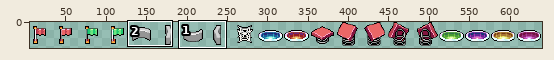
Two states of a sprite sheet, Assets/Sprites/IsometricTiles/tile_objects_sheet.png. The first picture is a wide view before the edit; the outline marks the close-up.
Close-up. First the earlier version:
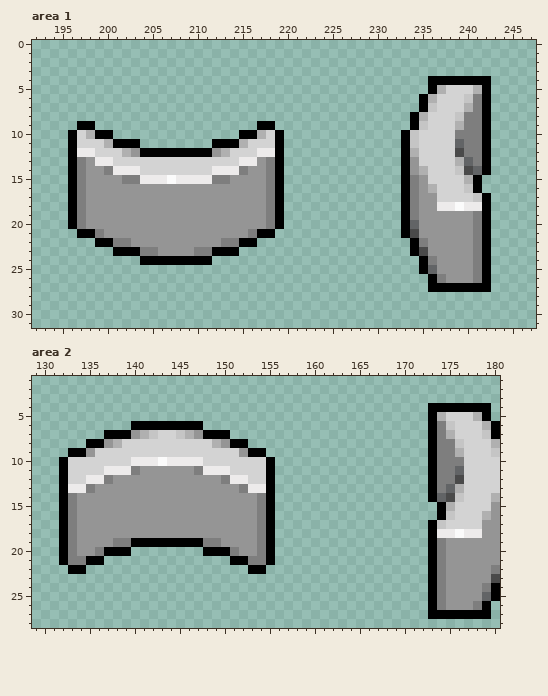
The file is 640x32 pixels. Colours within 5 levels of each other are drawn and written as one. Shown: area 1: x 192..247, y 0..31; area 2: x 129..180, y 1..28. The wide view leaves out empty margins.
After the commit:
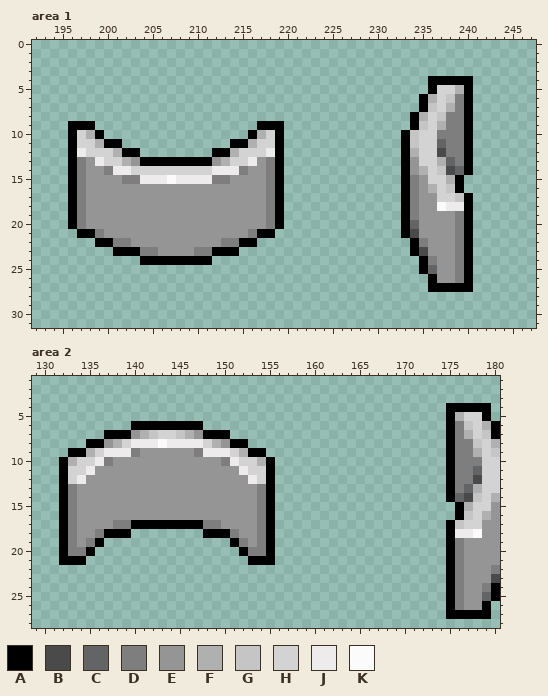
Palette (. is transparent): A #000000  B #4a4a4a  C #626466  D #7e7e7e  E #959595  F #b0b0b0  G #c5c5c5  H #d3d3d3  J #edebeb  K #fbfbfb
Changes in this commit:
Changed rows in their new state; - is an unchanged pixel.
Area 1:
first column x 196:
 4 ---------------------------------------------..
 5 -----------------------------------------H-FA..
 6 ------------------------------------------GDA..
 7 ------------------------------------------FDA..
 8 -----------------------------------------GDDA..
 9 A----------------------A-----------------FDDA..
10 ----.--------------.---------------------DD-A..
11 ---FA-..--------..-AF--------------------CDDA..
12 --H--FAA........AAF--H-------------------BDDA..
13 ----H-FEAAAAAAAAEF-H---------------------FCDA..
14 -------H---------------------------------GBCA..
15 ------------------------------------------FA..-
16 ------------------------------------------GA..-
17 -------------------------------------------GA..
18 -----------------------------------------K-JA..
19 -------------------------------------------DA..
20 -------------------------------------------DA..
21 -------------------------------------------DA..
22 -------------------------------------------DA..
23 -------------------------------------------DA..
24 -------------------------------------------DA..
25 -------------------------------------------DA..
26 -----------------------------------------E-DA..
27 ---------------------------------------------..
Area 2:
first column x 133:
 4 ----------------------------------------..----
 5 ----------------------------------------..AF-H
 6 ----------------------------------------..ADG-
 7 ----------------------------------------..ADF-
 8 -------JJJKJJJJ-------------------------..ADDG
 9 --F-JJJDEEEEEEDJJJ-F--------------------..ADDF
10 F--JDEEEEEEEEEEEEDJ--F------------------..A-DD
11 --JEEEEE------EEEEEJ--------------------..ADDC
12 -JEEE------------EEEJ-------------------..ADDB
13 DEE----------------EED------------------..ADCF
14 ----------------------------------------..ACBG
15 -----------------------------------------..AF-
16 -----------------------------------------..AG-
17 -----DDAAAAAAAADD-----------------------..AG--
18 ---DAAA........AAAD---------------------..AJ-K
19 --DA..............AD--------------------..AD--
20 -DA....--------....AD-------------------..AD--
21 AA..--------------..AA------------------..AD--
22 ..------------------..------------------..AD--
23 ----------------------------------------..AD--
24 ----------------------------------------..AD--
25 ----------------------------------------..AD--
26 ----------------------------------------..AD-E
27 ----------------------------------------..----
Boxes around the changes in both close-ups, in picture pixels (x1, y1, x2, y2):
changed: (437, 76, 491, 292)
changed: (68, 121, 284, 175)
changed: (428, 403, 482, 619)
changed: (68, 439, 266, 574)
